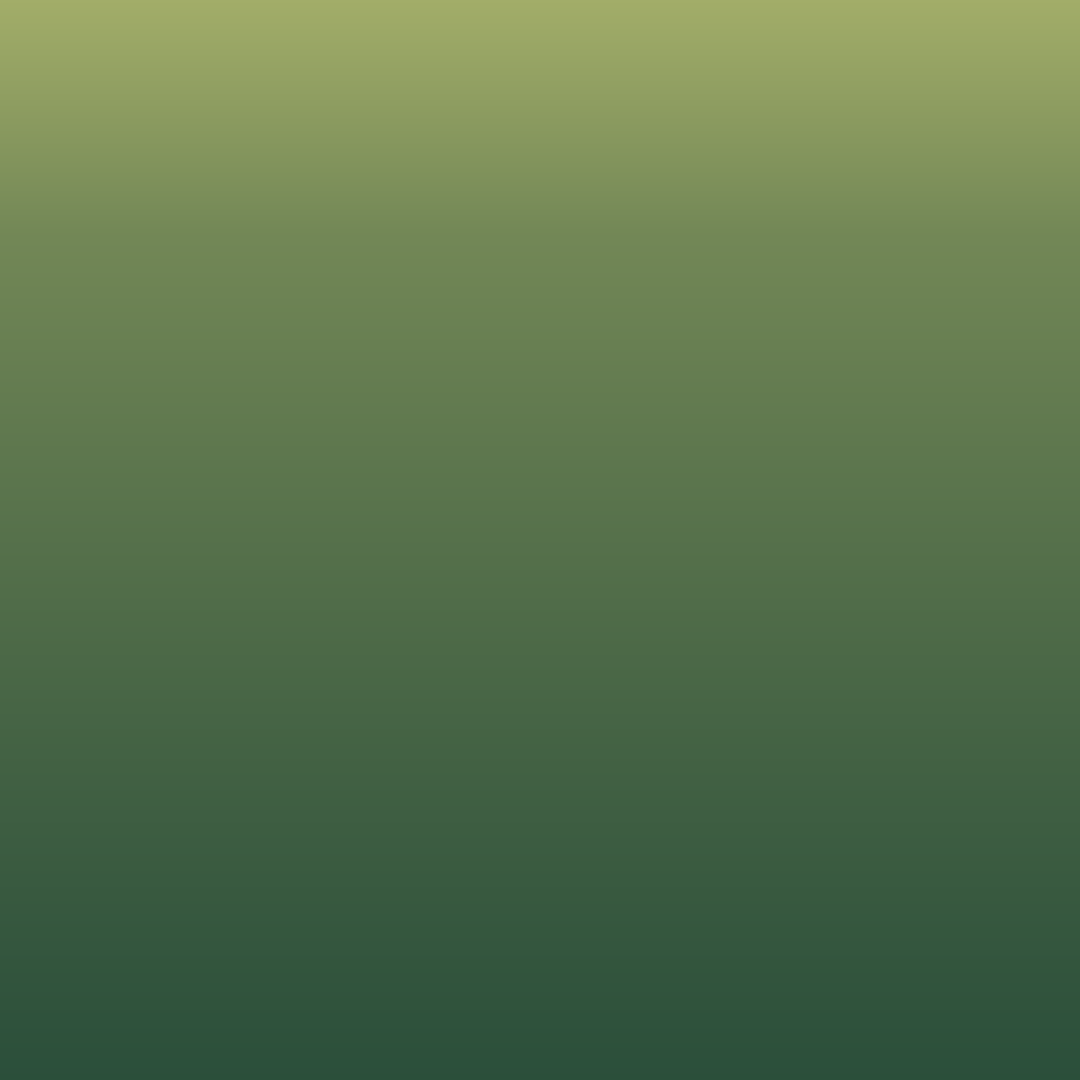
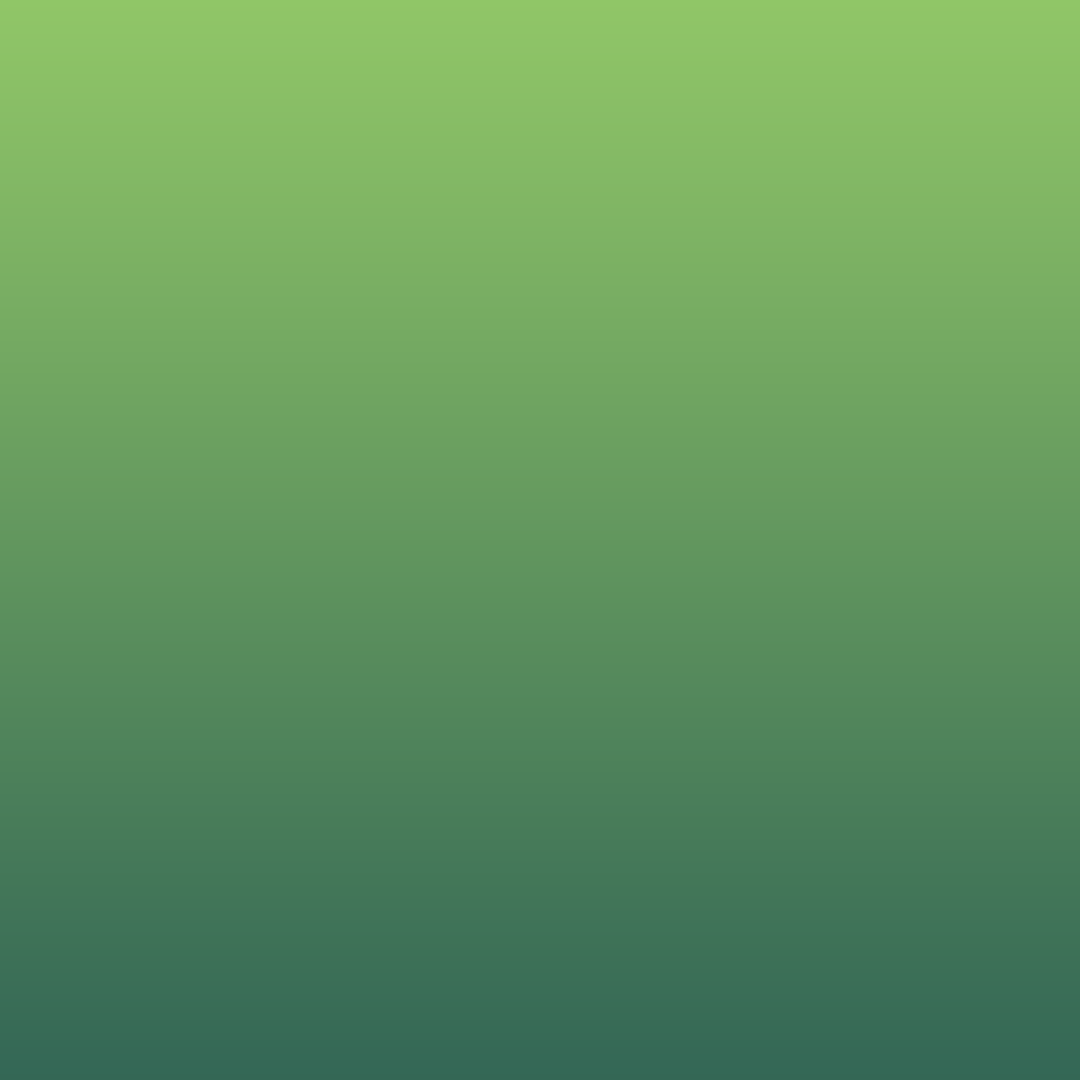
The second 1080×1080 image is a revision of the first. Changes to its layers:
pixels changed over [0, 0, 1080, 1080] (layer not identified)
